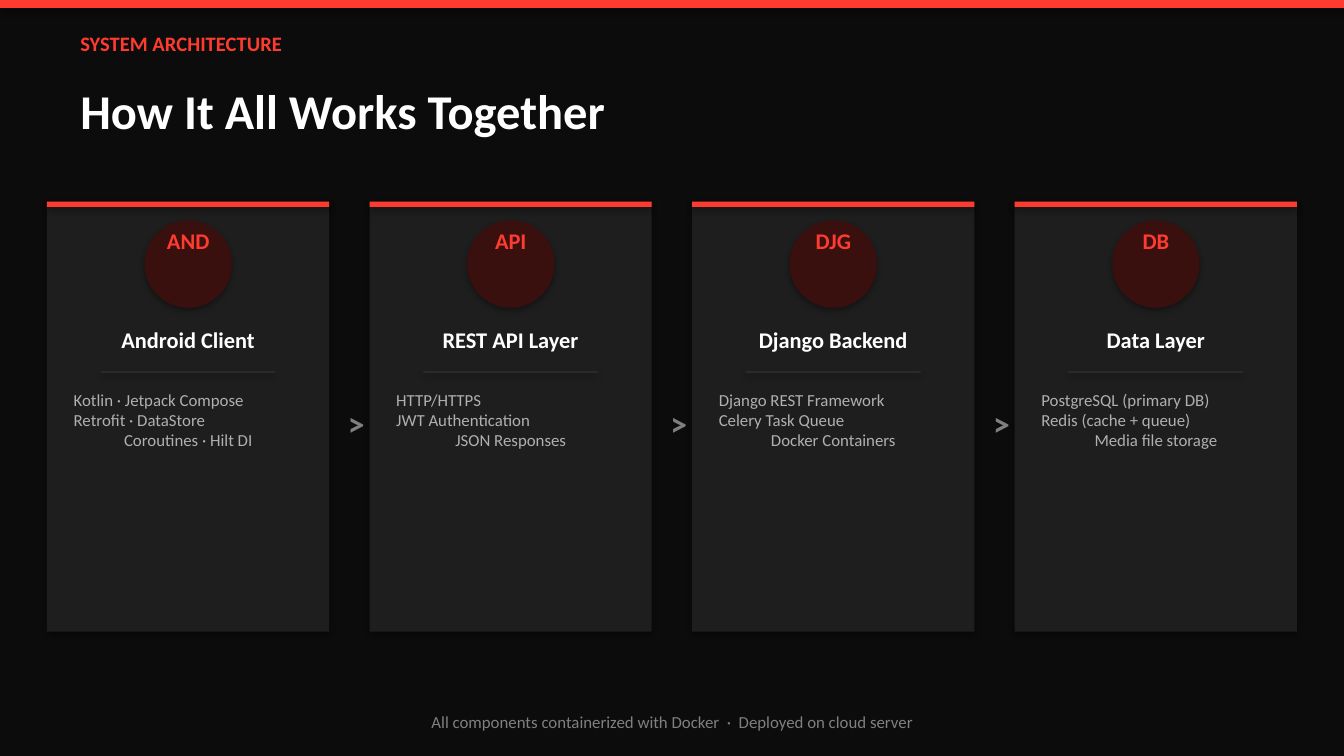
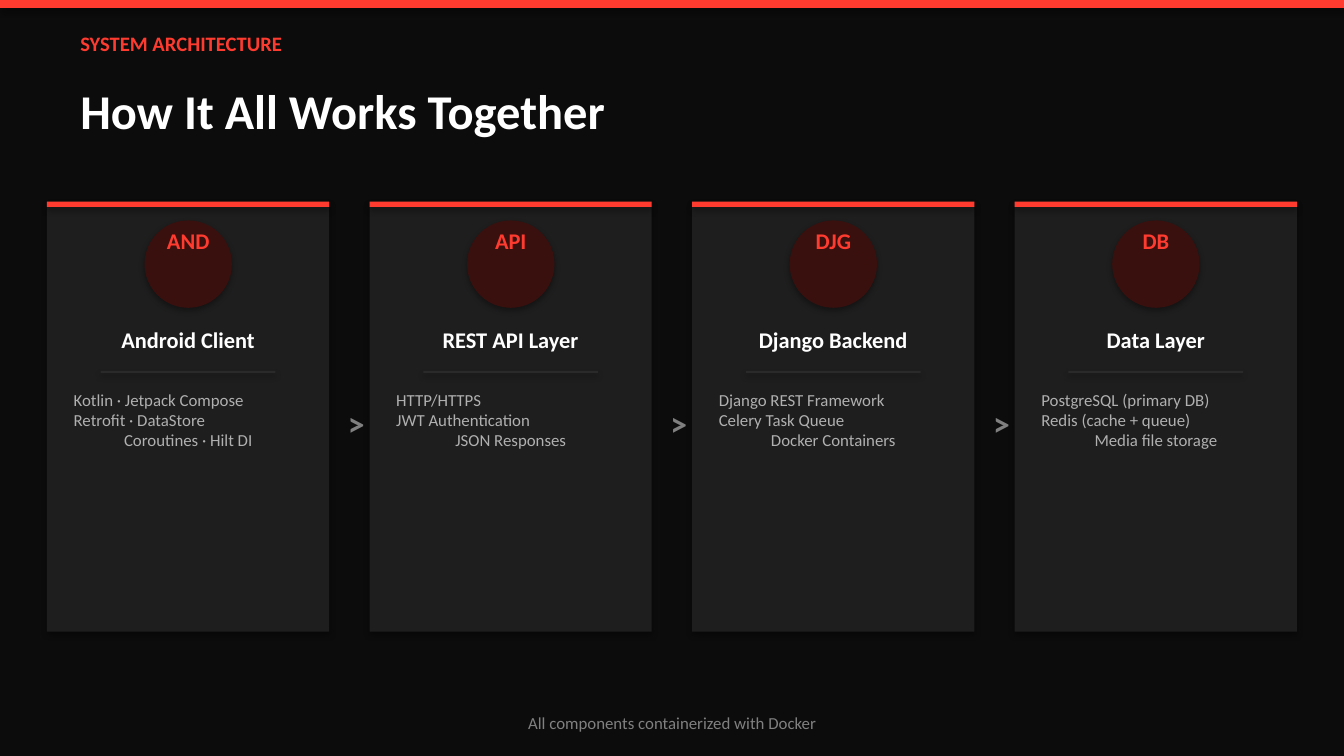
Before and after one commit to web-developer2003/autochecker, a slide deck: slide 9 of AutoChecker_Presentation.pptx. Drawn at 1344x756 pixels with LibreOffice and Linux fonts; fonts in the diff are those of the drawing. Boxes give left, top, right and bottom in pixels: in the first picture for what was removed or moved away, otherwise in the second. Text is boxed around its words. In the diff, an @@ line names an element or a change of style, - is before the commit and + after.

```diff
--- a/AutoChecker_Presentation.pptx
+++ b/AutoChecker_Presentation.pptx
@@ text at box(528, 717, 816, 732): text changed @@
-All components containerized with Docker · Deployed on cloud server
+All components containerized with Docker
```
Also in this commit, not shown: 3 other slides changed, 4 other files.
